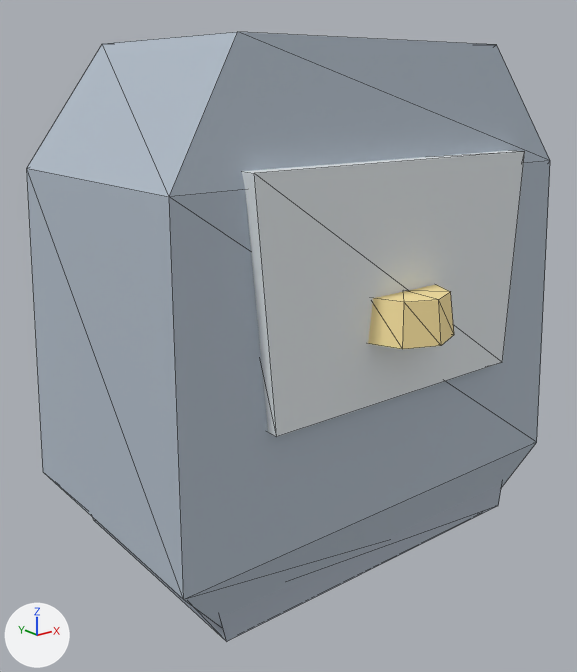
The glTF model art/meshes/statues/knight/Torso.glb, before and after one commit.
Camera for both pictures: a camera (50 mm lens) standing at (-2.71, -3.29, 1.04) and looking at (-0.14, -0.07, -0.25). The axes (+X, +Y, +Z) are drawn at lower left. The lights are the same throughout. The first picture is the older version. Mesh edges are drawn as thin lines. Where no turn or scale is listed for an object, it has been applied to the vertices.

The first picture shows 'breastplate', 'emblem', 'mail', 'waist'.
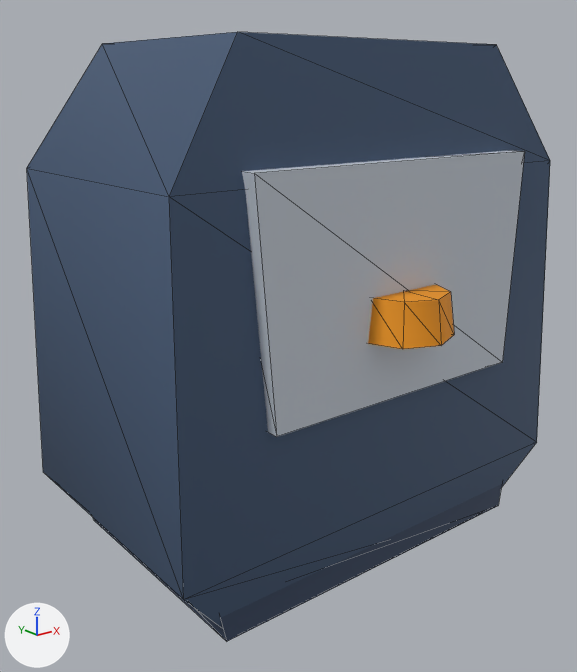
The change, as a list of edits to the scene's bpy script:
```text
Change mat_material_0:
    mat_material_0.base_color: (0.459, 0.525, 0.604) -> (0.0593, 0.1, 0.179)  # light grey #b4c0cc -> dark blue #455975
Change mat_material_1:
    mat_material_1.base_color: (0.773, 0.816, 0.839) -> (0.58, 0.63, 0.7)  # white #e4e9ec -> light grey #c8d0da
Change mat_material_2:
    mat_material_2.base_color: (0.965, 0.776, 0.353) -> (0.911, 0.33, 0.01)  # yellow #fbe4a0 -> orange #f59b19
    mat_material_2.metallic: 0.01 -> 0.12
    mat_material_2.roughness: 0.78 -> 0.7
Change mat_material_3:
    mat_material_3.base_color: (0.4, 0.451, 0.525) -> (0.0397, 0.0637, 0.119)  # light grey #aab3c0 -> dark blue #384761
    mat_material_3.metallic: 0.01 -> 0.12
    mat_material_3.roughness: 0.78 -> 0.7
```

Changed parts and their boxes [x1, y1, x2, y2] in the pictures (577 x 672 px):
'mail', recoloured (light grey to dark blue): [27, 32, 550, 627] in both
'breastplate', recoloured (white to light grey): [242, 150, 525, 437] in both
'waist', recoloured, surface changed: [93, 484, 502, 641] in both
'emblem', recoloured, surface changed (yellow to orange): [368, 285, 454, 349] in both
